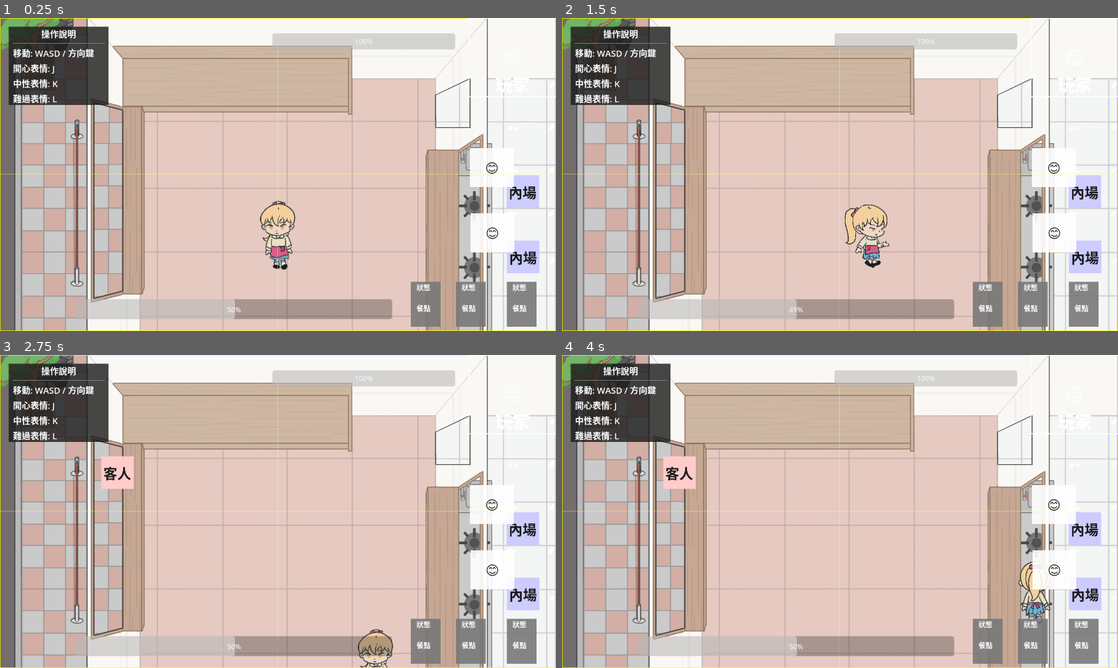
Above: before the commit, frames 1-4 (two rows, left to right).
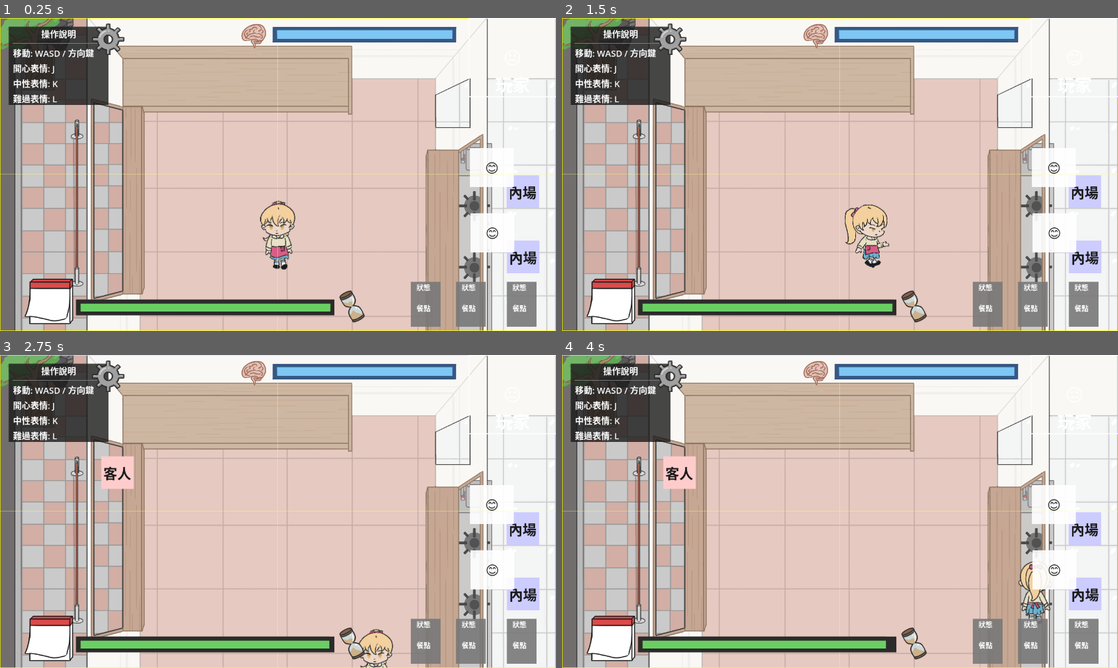
Above: after the commit, the same moments.

Repository: darkbtf/game-jam-2026-kcl
Game: Godot game, scene res://Scenes/main.tscn
Same seed, same stepped clock (60 frames per second), same inputs: the game is played once before the commit and once after it.
Inputs (mouse positions are in pixels of both pictures, inside the frame that each line leads up to):
- Up to frame 1 (0.25 s): no input
- Up to frame 2 (1.5 s): click (667, 39) at 0.52 s; tap Enter (ui_accept) at 1.25 s; hold D (move_right) from 1.28 s (still down); hold J (expression_happy) from 1.28 s (still down)
- Up to frame 3 (2.75 s): tap Enter (ui_accept) at 1.52, 2.27 s; release D (move_right) at 2.03 s; release J (expression_happy) at 2.03 s; hold S (move_down) from 2.03 s (still down); tap K (expression_neutral) at 2.1 s
- Up to frame 4 (4 s): release S (move_down) at 2.78 s; hold D (move_right) 2.78-3.53 s; hold L (expression_sad) 2.78-3.53 s; hold W (move_up) from 3.53 s (still down); tap Shift (run) at 3.6 s; tap Enter (ui_accept) at 3.77 s

The runs differ from the first frame. In frame 1, 7.5% of the frame differs, in the area x 4-83%, y 1-98%; in frame 2, 7.5%; in frame 3, 7.4%; in frame 4, 7.5%.

Commit message:
udpate: 放置 UI，時間條架構重構

Diff:
--- /dev/null
+++ b/Objects/foods.gd
@@ -0,0 +1,6 @@
+extends Sprite2D
+
+func take_food(body: Node2D):
+	if body.is_in_group("player"):
+		# 之後換成空盤子
+		texture = null
--- a/Objects/foods.tscn
+++ b/Objects/foods.tscn
@@ -1,4 +1,6 @@
-[gd_scene load_steps=2 format=3 uid="uid://updf3qvx4bkt"]
+[gd_scene load_steps=3 format=3 uid="uid://updf3qvx4bkt"]
+
+[ext_resource type="Script" uid="uid://dmljk8vt6kxmb" path="res://Objects/foods.gd" id="1_risfm"]
 
 [sub_resource type="RectangleShape2D" id="RectangleShape2D_87plw"]
 size = Vector2(655.0001, 255.00003)
@@ -6,6 +8,7 @@
 [node name="Food" type="Sprite2D"]
 z_index = 1
 scale = Vector2(0.2, 0.2)
+script = ExtResource("1_risfm")
 
 [node name="Area2D" type="Area2D" parent="." groups=["Foods"]]
 
@@ -13,3 +16,5 @@
 position = Vector2(-32.499977, 37.49999)
 scale = Vector2(0.9999997, 0.9999997)
 shape = SubResource("RectangleShape2D_87plw")
+
+[connection signal="body_entered" from="Area2D" to="." method="take_food"]
--- a/Scenes/main.tscn
+++ b/Scenes/main.tscn
@@ -42,6 +42,9 @@
 
 [node name="GameManager" type="Node" parent="." groups=["GameManager"]]
 script = ExtResource("1")
+
+[node name="Timer" type="Timer" parent="GameManager"]
+autostart = true
 
 [node name="Camera2D" type="Camera2D" parent="."]
 position = Vector2(640, 360)
@@ -88,3 +91,7 @@
 [node name="QTEUI" parent="CanvasLayer" instance=ExtResource("5")]
 
 [node name="Order" parent="CanvasLayer" instance=ExtResource("10_hptm8")]
+
+[connection signal="timeout" from="GameManager/Timer" to="GameManager" method="_on_timer_timeout"]
+
+[editable path="CanvasLayer/UI"]
--- a/Scenes/ui.tscn
+++ b/Scenes/ui.tscn
@@ -1,7 +1,16 @@
-[gd_scene load_steps=3 format=3 uid="uid://ui"]
+[gd_scene load_steps=12 format=3 uid="uid://ui"]
 
 [ext_resource type="Script" uid="uid://dge7yvkxru2xr" path="res://Scripts/ui_manager.gd" id="1"]
 [ext_resource type="Script" uid="uid://b6ajxgim7sstu" path="res://Scripts/face_panel.gd" id="2"]
+[ext_resource type="Texture2D" uid="uid://ctkje7j2njh5t" path="res://Assets/san.png" id="2_smcll"]
+[ext_resource type="Texture2D" uid="uid://bsbwfxcikp7qy" path="res://Assets/san_progress.png" id="3_nt8jn"]
+[ext_resource type="Texture2D" uid="uid://bcmyrob25k7l6" path="res://Assets/time.png" id="3_ryf15"]
+[ext_resource type="Texture2D" uid="uid://cwv7ivyi1xl70" path="res://Assets/timer_high.png" id="5_g0wmg"]
+[ext_resource type="Texture2D" uid="uid://18u0cjfrgryl" path="res://Assets/date.PNG" id="6_mmixe"]
+[ext_resource type="Texture2D" uid="uid://du6guwl63u351" path="res://Assets/face_player.PNG" id="7_smcll"]
+[ext_resource type="Texture2D" uid="uid://ces1crln8frug" path="res://Assets/san_icon.PNG" id="8_mmixe"]
+[ext_resource type="Texture2D" uid="uid://dr7owlh4waayc" path="res://Assets/setting.png" id="8_ryf15"]
+[ext_resource type="Texture2D" uid="uid://doesrvdyg6ygh" path="res://Assets/time_icon.PNG" id="9_mmixe"]
 
 [node name="UI" type="Control"]
 layout_mode = 3
@@ -69,24 +78,27 @@
 layout_mode = 2
 text = "難過表情: L"
 
-[node name="SanBar" type="ProgressBar" parent="."]
+[node name="SanBar" type="TextureProgressBar" parent="."]
 layout_mode = 0
 offset_left = 627.0
-offset_top = 35.0
-offset_right = 1048.0
-offset_bottom = 72.0
+offset_top = 20.0
+offset_right = 1051.0
+offset_bottom = 57.0
 size_flags_horizontal = 3
-min_value = 100.0
 value = 100.0
-
-[node name="SatisfactionBar" type="ProgressBar" parent="."]
+texture_under = ExtResource("2_smcll")
+texture_progress = ExtResource("3_nt8jn")
+
+[node name="timeBar" type="TextureProgressBar" parent="."]
 layout_mode = 0
 offset_left = 175.0
 offset_top = 647.0
-offset_right = 903.0
+offset_right = 775.0
 offset_bottom = 693.0
 size_flags_horizontal = 3
-value = 50.0
+value = 100.0
+texture_under = ExtResource("3_ryf15")
+texture_progress = ExtResource("5_g0wmg")
 
 [node name="GameOverPanel" type="Control" parent="."]
 visible = false
@@ -182,3 +194,28 @@
 text = "玩家"
 horizontal_alignment = 1
 vertical_alignment = 1
+
+[node name="Date" type="Sprite2D" parent="."]
+position = Vector2(644, 357)
+texture = ExtResource("6_mmixe")
+
+[node name="FacePlayer" type="Sprite2D" parent="."]
+visible = false
+position = Vector2(641, 359)
+texture = ExtResource("7_smcll")
+
+[node name="Setting" type="TextureButton" parent="."]
+layout_mode = 0
+offset_left = 211.0
+offset_top = 12.0
+offset_right = 287.0
+offset_bottom = 86.0
+texture_normal = ExtResource("8_ryf15")
+
+[node name="SanIcon" type="Sprite2D" parent="."]
+position = Vector2(638, 362)
+texture = ExtResource("8_mmixe")
+
+[node name="TimeIcon" type="Sprite2D" parent="."]
+position = Vector2(639, 359)
+texture = ExtResource("9_mmixe")
--- a/Scripts/game_manager.gd
+++ b/Scripts/game_manager.gd
@@ -13,6 +13,10 @@
 var max_san: float = 100.0
 var san_drain_rate: float = 2.0  # 每秒掉多少 san
 var is_game_over: bool = false
+var init_time: float = 100
+var game_time: float = 100
+
+signal time_changed(game_time)
 
 # 全局滿意度
 var overall_satisfaction: float = 50.0
@@ -377,3 +381,11 @@
 		overall_satisfaction = clamp(overall_satisfaction, 0, max_satisfaction)
 
 	overall_satisfaction_changed.emit(overall_satisfaction)
+
+
+func _on_timer_timeout() -> void:
+	game_time -= 1
+	emit_signal("time_changed", 100 * (game_time/init_time))
+
+	if game_time <= 0:
+		print("Game Over")
--- a/Scripts/ui_manager.gd
+++ b/Scripts/ui_manager.gd
@@ -1,8 +1,8 @@
 extends Control
 
 # UI 管理器
-@onready var san_bar: ProgressBar = $SanBar
-@onready var satisfaction_bar: ProgressBar = $SatisfactionBar
+@onready var san_bar: TextureProgressBar = $SanBar
+@onready var time_bar: TextureProgressBar = $timeBar
 @onready var game_over_panel: Control = $GameOverPanel
 @onready var player_face_label: Label = $PlayerFacePanel/Label
 @onready var player_face_panel: Control = $PlayerFacePanel
@@ -18,9 +18,6 @@
 
 	# 設置所有Label的字體大小為2.5倍
 	call_deferred("scale_all_labels")
-
-	# 設置 ProgressBar 的顏色
-	call_deferred("setup_bar_colors")
 
 	# 延遲獲取 game_manager，確保場景已載入
 	call_deferred("find_game_manager")
@@ -34,12 +31,12 @@
 			game_manager.san_changed.connect(_on_san_changed)
 		if not game_manager.game_over.is_connected(_on_game_over):
 			game_manager.game_over.connect(_on_game_over)
-		if not game_manager.overall_satisfaction_changed.is_connected(_on_satisfaction_changed):
-			game_manager.overall_satisfaction_changed.connect(_on_satisfaction_changed)
+		if not game_manager.time_changed.is_connected(_on_time_changed):
+			game_manager.time_changed.connect(_on_time_changed)
 
 		# 初始化顯示
-		_on_san_changed(game_manager.player_san)
-		_on_satisfaction_changed(game_manager.overall_satisfaction)
+		_on_san_changed(100)
+		_on_time_changed(100)
 
 	# 延遲獲取 player，因為可能還沒創建
 	call_deferred("find_player")
@@ -80,9 +77,9 @@
 	if san_bar:
 		san_bar.value = new_value
 
-func _on_satisfaction_changed(new_value: float):
-	if satisfaction_bar:
-		satisfaction_bar.value = new_value
+func _on_time_changed(new_value: float):
+	if time_bar:
+		time_bar.value = new_value
 
 func set_player(player_node: Node):
 	player = player_node
@@ -104,13 +101,6 @@
 	get_tree().paused = false
 	# 重新載入場景
 	get_tree().reload_current_scene()
-
-func setup_bar_colors():
-	# 設置 ProgressBar 的填充顏色
-	if san_bar:
-		san_bar.add_theme_color_override("fill", Color(0.2, 0.8, 0.2))  # 綠色
-	if satisfaction_bar:
-		satisfaction_bar.add_theme_color_override("fill", Color(0.8, 0.2, 0.2))  # 紅色
 
 func scale_all_labels():
 	# 遞歸設置所有Label的字體大小
Binary file added: Assets/cook_finish.png
Not shown, added: Assets/cook_finish.png.import
Binary file added: Assets/cooking1.png
Not shown, added: Assets/cooking1.png.import
Binary file added: Assets/cooking2.png
Not shown, added: Assets/cooking2.png.import
Binary file added: Assets/cooking3.png
Not shown, added: Assets/cooking3.png.import
Binary file added: Assets/date.PNG
Not shown, added: Assets/date.PNG.import
Binary file added: Assets/face_happt.png
Not shown, added: Assets/face_happt.png.import
(and 28 more such lines)
